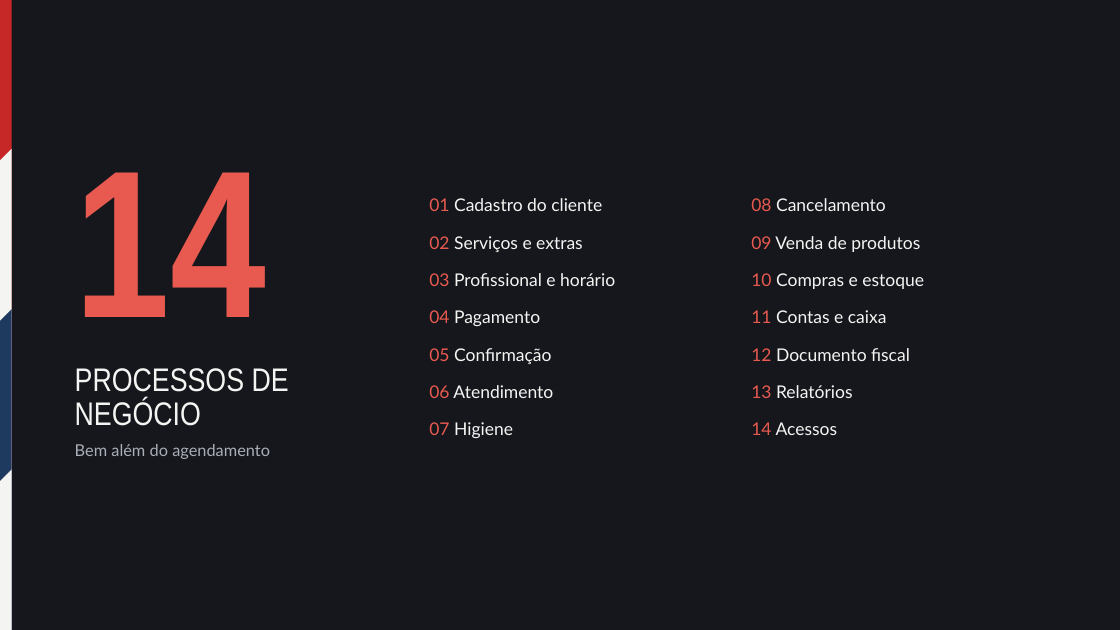
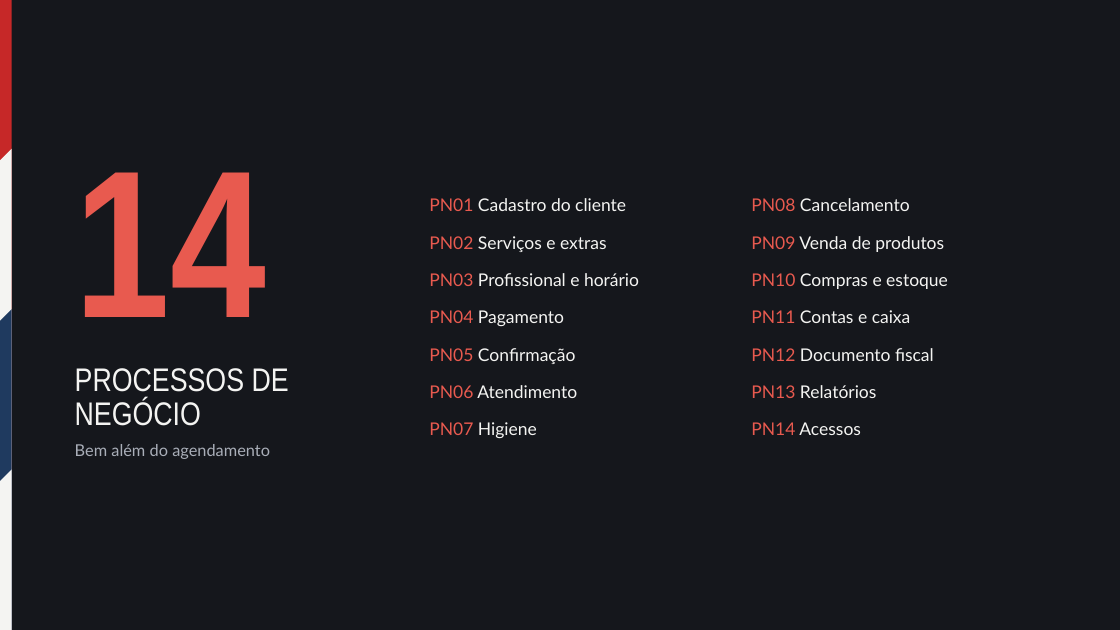
Before and after one commit to gustavofjose/BarbeariaTheFamily, a slide deck: slide 5 of docs/slides.pptx. Drawn at 1120x630 pixels with LibreOffice and Linux fonts; fonts in the diff are those of the drawing. Boxes give left, top, right and bottom in pixels: in the first picture for what was removed or moved away, otherwise in the second. Text is boxed around its words. In the diff, an @@ line names an element or a change of style, - is before the commit and + after.

```diff
--- a/docs/slides.pptx
+++ b/docs/slides.pptx
@@ text at <box>429,198,626,211</box>: text changed @@
-01 Cadastro do cliente
+PN01 Cadastro do cliente
@@ text at <box>751,198,910,211</box>: text changed @@
-08 Cancelamento
+PN08 Cancelamento
@@ text at <box>429,236,607,252</box>: text changed @@
-02 Serviços e extras
+PN02 Serviços e extras
@@ text at <box>751,236,944,252</box>: text changed @@
-09 Venda de produtos
+PN09 Venda de produtos
@@ text at <box>429,273,639,286</box>: text changed @@
-03 Profissional e horário
+PN03 Profissional e horário
@@ text at <box>751,273,948,289</box>: text changed @@
-10 Compras e estoque
+PN10 Compras e estoque
@@ text at <box>429,310,564,326</box>: text changed @@
-04 Pagamento
+PN04 Pagamento
@@ text at <box>751,310,911,323</box>: text changed @@
-11 Contas e caixa
+PN11 Contas e caixa
@@ text at <box>429,348,575,364</box>: text changed @@
-05 Confirmação
+PN05 Confirmação
@@ text at <box>751,348,934,361</box>: text changed @@
-12 Documento fiscal
+PN12 Documento fiscal
@@ text at <box>429,385,577,398</box>: text changed @@
-06 Atendimento
+PN06 Atendimento
@@ text at <box>751,385,877,398</box>: text changed @@
-13 Relatórios
+PN13 Relatórios
@@ text at <box>429,422,537,438</box>: text changed @@
-07 Higiene
+PN07 Higiene
@@ text at <box>751,422,861,435</box>: text changed @@
-14 Acessos
+PN14 Acessos
```
Also in this commit, not shown: 5 other slides changed.
